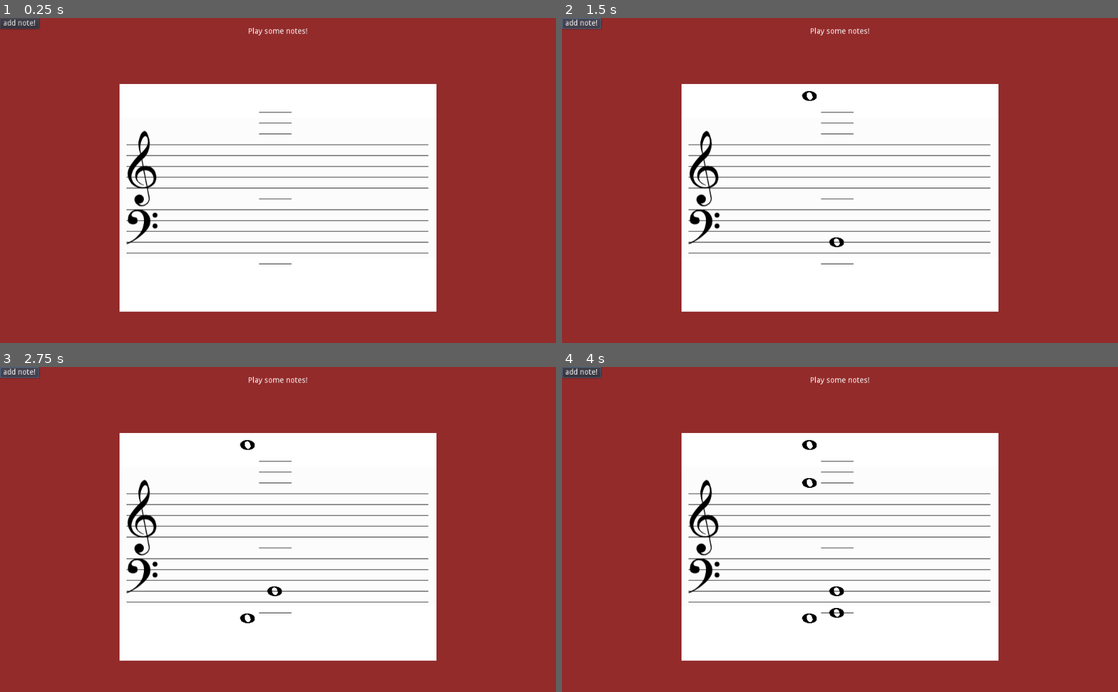
Above: before the commit, frames 1-4 (two rows, left to right).
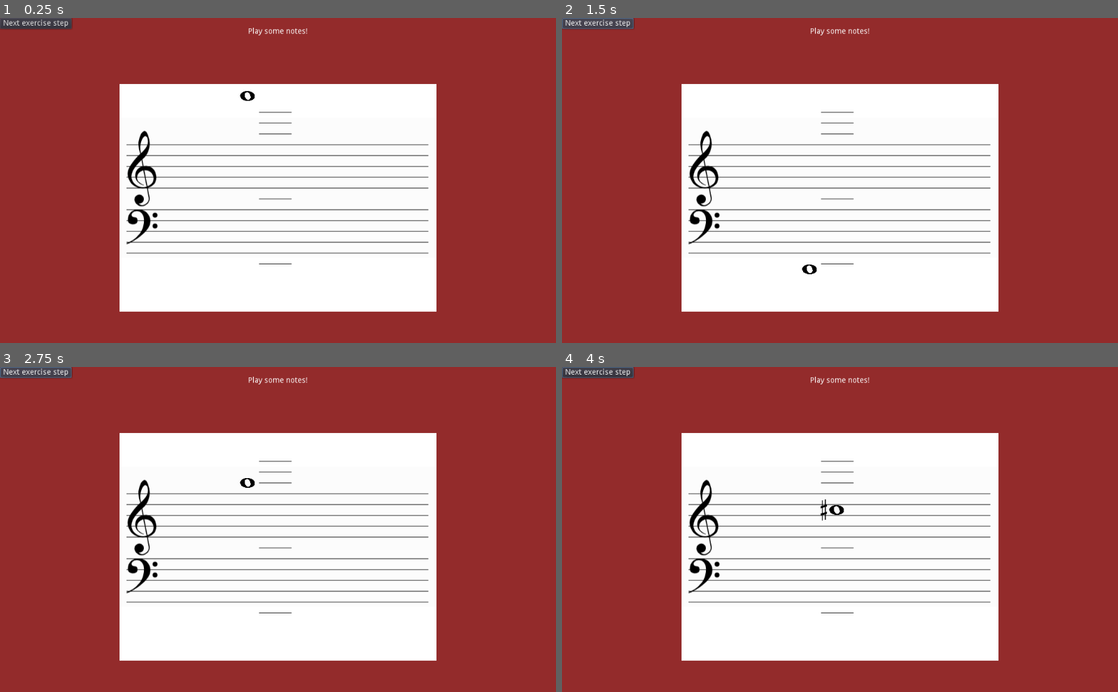
Above: after the commit, the same moments.

Repository: rockrick1/PianoRules
Game: Godot game, scene res://Screens/Exercises.tscn
Same seed, same stepped clock (60 frames per second), same inputs: the game is played once before the commit and once after it. This scene is started directly instead of the project's main scene.
Inputs (mouse positions are in pixels of both pictures, inside the frame that each line leads up to):
- Up to frame 1 (0.25 s): no input
- Up to frame 2 (1.5 s): click "add note!" (after the commit: "Next exercise step") at 0.5 s; click "add note!" (after the commit: "Next exercise step") at 1.25 s
- Up to frame 3 (2.75 s): click "add note!" (after the commit: "Next exercise step") at 2 s
- Up to frame 4 (4 s): tap Enter at 2.75 s; move the mouse to (962, 513) at 2.77 s; click (962, 513) at 2.92 s; tap Space at 3.5 s; move the mouse to (728, 545) at 3.52 s; click (728, 545) at 3.67 s

The runs differ from the first frame. In frame 1, 0.3% of the frame differs, in the area x 0-46%, y 0-26%; in frame 2, 0.4%; in frame 3, 0.5%; in frame 4, 0.6%, in the area x 0-51%, y 0-79%.

Commit message:
delete notes after click

Diff:
--- a/Exercises/RandomNote.gd
+++ b/Exercises/RandomNote.gd
@@ -4,9 +4,17 @@
 
 func _init(controller):
 	ExerciseController = controller
+	next_step()
 
 ################################################################################
+
+func _delete_current_notes():
+	ExerciseController.kill_all_notes()
 
 func _spawn_random_note():
 	var pitch = randi() % (pitch_range[1] - pitch_range[0]) + pitch_range[0]
 	ExerciseController.add_note(pitch)
+
+func next_step():
+	_delete_current_notes()
+	_spawn_random_note()
--- a/Screens/ExerciseController.gd
+++ b/Screens/ExerciseController.gd
@@ -19,12 +19,11 @@
 	var exercise_script = load("res://Exercises/" + ex_name + ".gd")
 	current_ex = exercise_script.new(self)
 
-func get_note_position_by_pitch(pitch) -> Vector2:
-	var note_str = NoteMapping.get_map()[pitch]
+func get_note_position_by_name(note_str) -> Vector2:
 	var octave = int(note_str[0])
 	var full_note = note_str.substr(1)
 	var note = note_str[1]
-	print(octave, " ",note, " ", full_note)
+	print(octave, " - ", full_note)
 	var note_offset = NoteMapping.get_offsets()[note]
 
 	var octave_offset = tone_offset * 7
@@ -36,13 +35,24 @@
 func add_note(pitch):
 	# pitch 60 = 6C
 	var note = Note.instance()
-	note.position = get_note_position_by_pitch(pitch)
+	var note_str = NoteMapping.get_map()[pitch]
+	note.position = get_note_position_by_name(note_str)
+	var full_note = note_str.substr(1)
+	if "#" in full_note:
+		note.sharp()
 	$VSplitContainer/TextureRect/Notes.add_child(note)
 	print("add note in pitch "+str(pitch))
+
+func kill_all_notes():
+	for note in $VSplitContainer/TextureRect/Notes.get_children():
+		note.queue_free()
 
 func exercise_next_step():
 	pass
 
+func read_input(input):
+	pass
+
 
 func _on_Button_pressed():
-	current_ex._spawn_random_note()
+	current_ex.next_step()
--- a/Screens/Exercises.tscn
+++ b/Screens/Exercises.tscn
@@ -65,6 +65,6 @@
 [node name="Button" type="Button" parent="VSplitContainer"]
 margin_right = 12.0
 margin_bottom = 20.0
-text = "add note!"
+text = "Next exercise step"
 
 [connection signal="pressed" from="VSplitContainer/Button" to="." method="_on_Button_pressed"]
--- a/project.godot
+++ b/project.godot
@@ -21,4 +21,6 @@
 [rendering]
 
 quality/driver/driver_name="GLES2"
+quality/filters/msaa=1
+quality/filters/use_fxaa=true
 environment/default_environment="res://default_env.tres"
